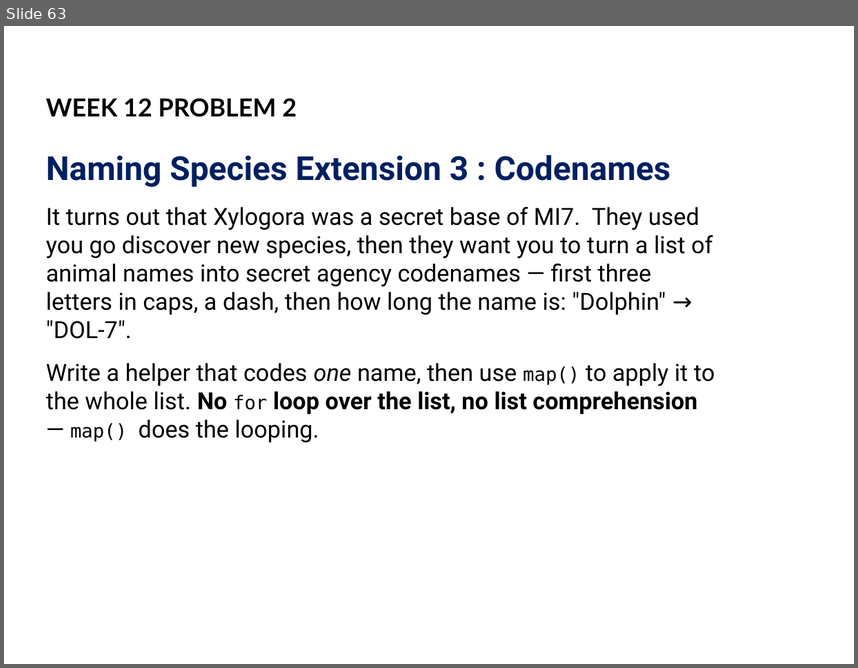
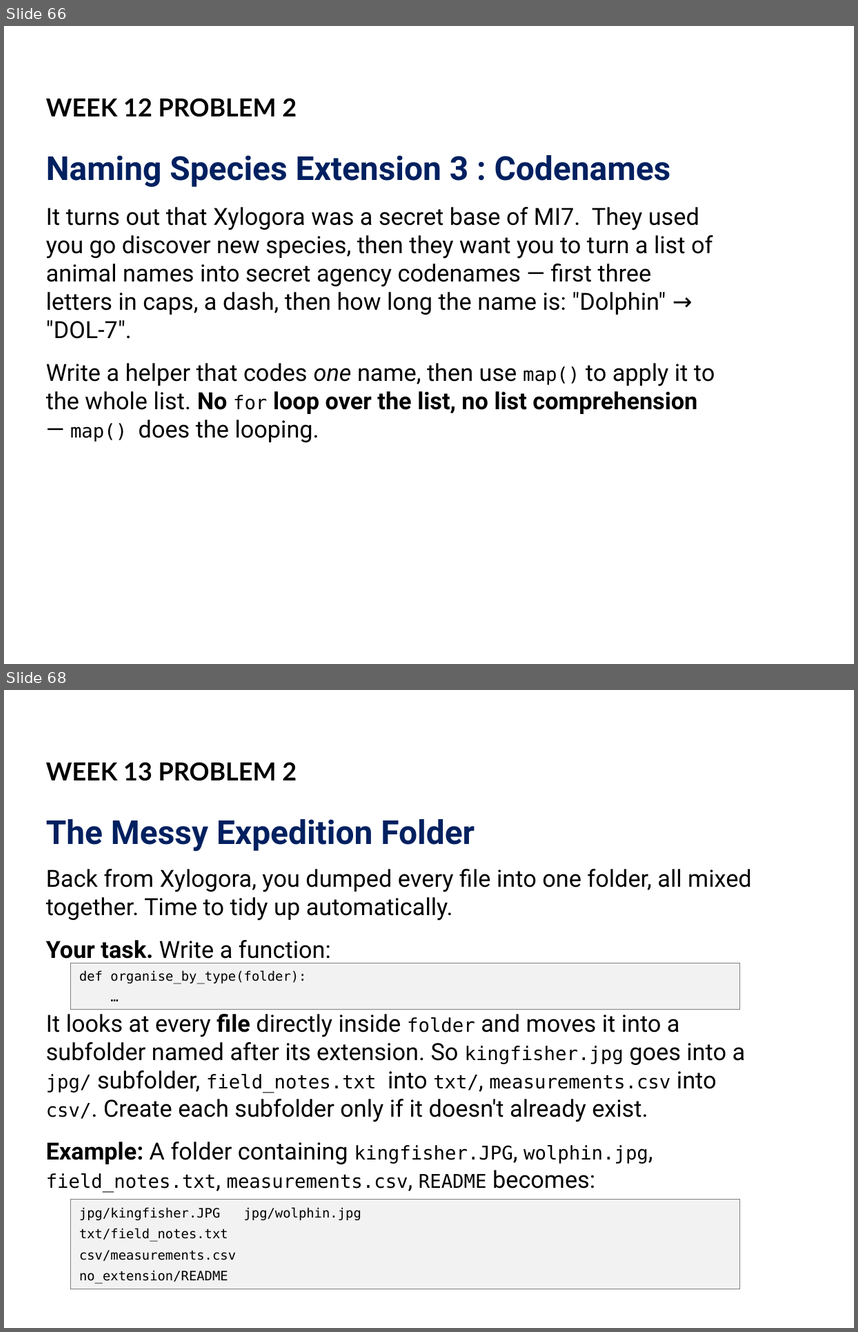
Before and after one commit to bryanbsun/pythonps, a slide deck: Python Problem Solver 2.pptx. Shown one above the other, each under a label of ours: slide 63 before the commit, slides 66 and 68 after it; the slides between them are not shown. The pictures are 858x668 and 858x1332 pixels, drawn with LibreOffice and Linux fonts; fonts in the diff are those of the drawing; background and template pictures are left out. Boxes give left, top, right and bottom in pixels: in the first picture for what was removed or moved away, otherwise in the second. Text is boxed around its words. In the diff, an @@ line names an element or a change of style, - is before the commit and + after.

Commit message:
Changes to be committed: 	modified:   Python Problem Solver 2.pptx 	new file:   w12p1-starburst.py 	new file:   w12p2-codenames.py

```diff
--- a/Python Problem Solver 2.pptx
+++ b/Python Problem Solver 2.pptx
@@ slide 68 added at bbox=[4, 690, 854, 1328], background #FFFFFF @@
@@ text added at bbox=[46, 762, 297, 781], 21 pt, text #000000, bold @@
+WEEK 13 PROBLEM 2
@@ text added at bbox=[46, 819, 752, 1192], 20 pt, text #000000 @@
+The Messy Expedition Folder
+Back from Xylogora, you dumped every file into one folder, all mixed together. Time to tidy up automatically.
+Your task. Write a function:
+It looks at every file directly inside folder and moves it into a subfolder named after its extension. So kingfisher.jpg goes into a jpg/ subfolder, field_notes.txt into txt/, measurements.csv into csv/. Create each subfolder only if it doesn't already exist.
+Example: A folder containing kingfisher.JPG, wolphin.jpg, field_notes.txt, measurements.csv, README becomes:
@@ rectangle added at bbox=[71, 963, 740, 1009], fill #F2F2F2, outline #808080 0.75 pt, 11 pt, text #000000 @@
+def organise_by_type(folder):
+…
@@ rectangle added at bbox=[71, 1199, 740, 1288], fill #F2F2F2, outline #808080 0.75 pt, 11 pt, text #000000 @@
+jpg/kingfisher.JPG jpg/wolphin.jpg
+txt/field_notes.txt
+csv/measurements.csv
+no_extension/README
@@ what was slide 63 is now slide 66 @@
```
Also in this commit, not shown: 2 slides changed, 5 other slides added, 2 other files.
